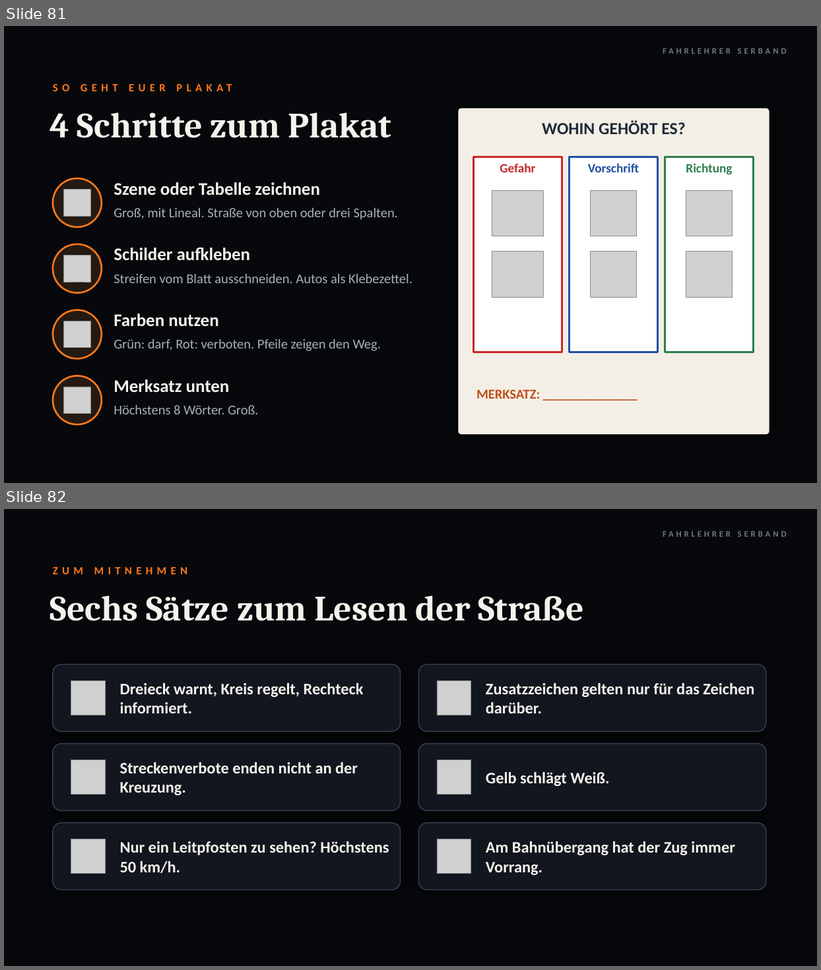
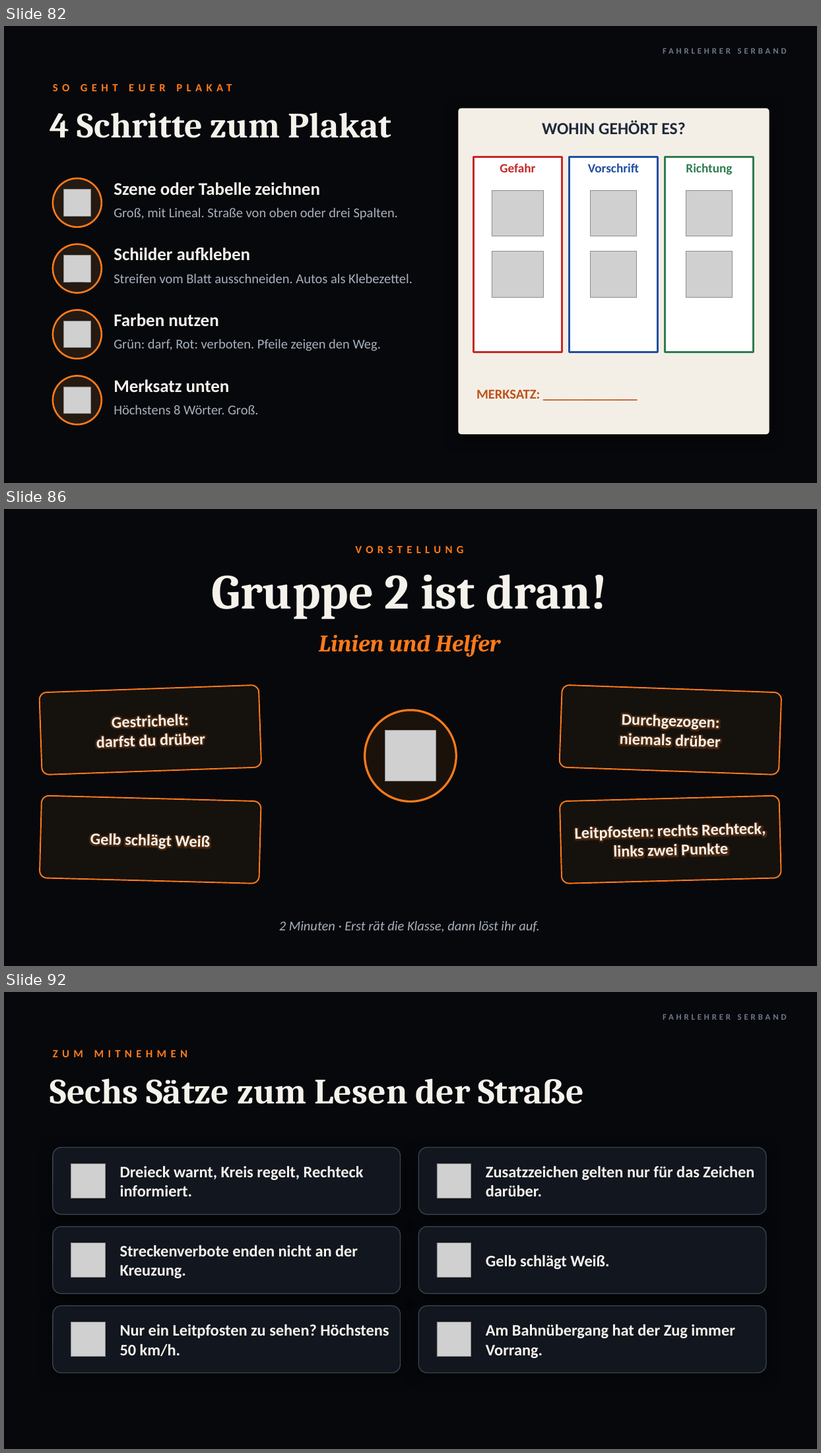
Before and after one commit to serband1995-hue/Fahrlehrer-Kompass-, a slide deck: theorie/abend-05-06/Abend_Lektion05_06.pptx. Shown one above the other, each under a label of ours: slides 81 and 82 before the commit, slides 82, 86 and 92 after it; the slides between them are not shown. The pictures are 821x970 and 821x1453 pixels, drawn with LibreOffice and Linux fonts; fonts in the diff are those of the drawing; grey boxes stand for pictures; background and template pictures are left out. Boxes give left, top, right and bottom in pixels: in the first picture for what was removed or moved away, otherwise in the second. Text is boxed around its words. In the diff, an @@ line names an element or a change of style, - is before the commit and + after.

```diff
--- a/theorie/abend-05-06/Abend_Lektion05_06.pptx
+++ b/theorie/abend-05-06/Abend_Lektion05_06.pptx
@@ slide 86 added at <box>4,509,817,966</box>, background picture (left out) @@
@@ text added at <box>355,546,463,553</box>, 13 pt, text #FF7A1A, bold @@
+VORSTELLUNG
@@ text added at <box>212,574,607,619</box>, 58 pt, text #F5F2EC, bold @@
+Gruppe 2 ist dran!
@@ text added at <box>319,634,500,657</box>, 28 pt, text #FF7A1A, bold, italic @@
+Linien und Helfer
@@ rounded rectangle added at <box>39,685,261,775</box>, fill #15110D, outline #FF7A1A 1.5 pt, 19 pt, text #F5F2EC, bold @@
+Gestrichelt:
+darfst du drüber
@@ rounded rectangle added at <box>560,685,782,775</box>, fill #15110D, outline #FF7A1A 1.5 pt, 19 pt, text #F5F2EC, bold @@
+Durchgezogen:
+niemals drüber
@@ ellipse added at <box>365,710,457,802</box>, fill #1A120A, outline #FF7A1A 2.5 pt @@
@@ picture added at <box>385,730,436,782</box> @@
@@ rounded rectangle added at <box>40,796,261,884</box>, fill #15110D, outline #FF7A1A 1.5 pt, 19 pt, text #F5F2EC, bold @@
+Gelb schlägt Weiß
@@ rounded rectangle added at <box>560,796,781,884</box>, fill #15110D, outline #FF7A1A 1.5 pt, 19 pt, text #F5F2EC, bold @@
+Leitpfosten: rechts Rechteck,
+links zwei Punkte
@@ text added at <box>279,921,539,933</box>, 16 pt, text #A7B0BD, italic @@
+2 Minuten · Erst rät die Klasse, dann löst ihr auf.
@@ what was slide 81 is now slide 82 @@
@@ what was slide 82 is now slide 92 @@
```
Also in this commit, not shown: 2 slides changed, 9 other slides added, 7 other files.
